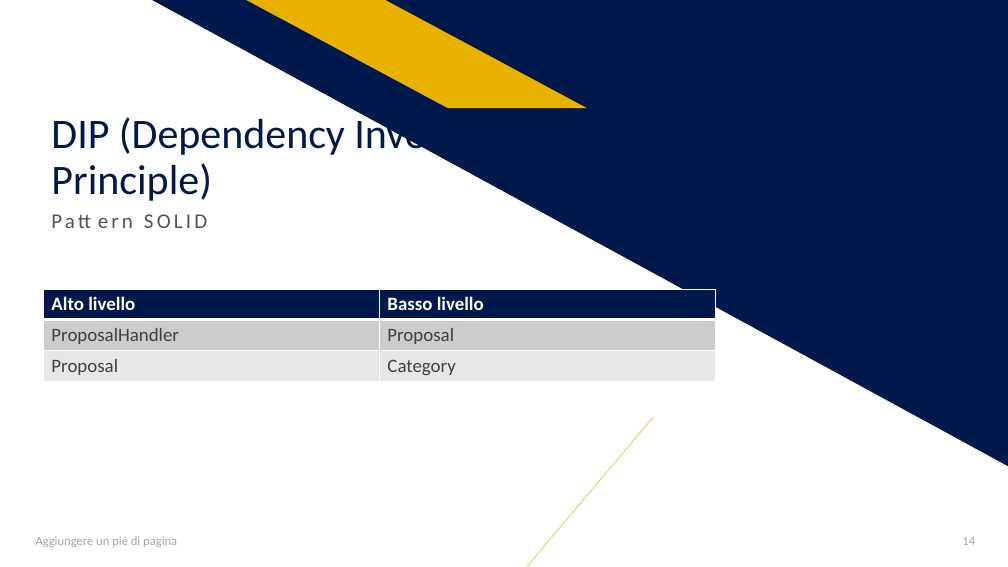
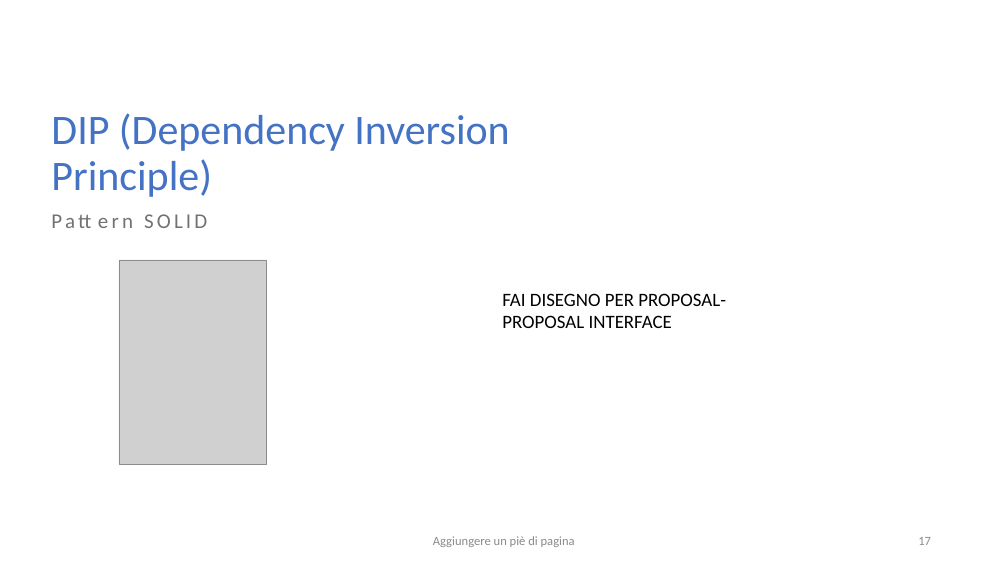
Before and after one commit to salvalai-matteo/EventBookDocumentation, a slide deck: slide 17 of Progetto Ingegneria SW.pptx (slide 14 before the commit). Drawn at 1008x567 pixels with LibreOffice and Linux fonts; fonts in the diff are those of the drawing; grey boxes stand for pictures. Boxes give left, top, right and bottom in pixels: in the first picture for what was removed or moved away, otherwise in the second. Text is boxed around its words. In the diff, an @@ line names an element or a change of style, - is before the commit and + after.

```diff
--- a/Progetto Ingegneria SW.pptx
+++ b/Progetto Ingegneria SW.pptx
@@ right triangle removed at (152,0,1008,467) @@
@@ parallelogram removed at (247,0,588,108) @@
@@ title "DIP (Dependency Inversion Principle)" at (51,113,509,197): text colour #00194C to #4472C4 @@
@@ text "Pattern SOLID" at (44,206,651,257): text colour #525252 to #767171 @@
@@ picture added at (119,260,266,464) @@
@@ table removed at (44,289,715,381), 3 rows, 2 columns @@
-Alto livello | Basso livello
-ProposalHandler | Proposal
-Proposal | Category
@@ text added at (502,293,726,328), 18 pt, text #000000 @@
+FAI DISEGNO PER PROPOSAL-PROPOSAL INTERFACE
@@ line removed from (527, 566) to (653, 417) @@
@@ text "Aggiungere un piè di pagina": place and size @@
-text "Aggiungere un piè di pagina" at (36,536,177,547)
+text "Aggiungere un piè di pagina" at (433,536,575,547)
@@ text "Aggiungere un piè di pagina" at (433,536,575,547): text colour #A5A5A5 to #8C8C8C; alignment left to centre @@
@@ page number added at (918,537,931,545), 12 pt, text #8C8C8C @@
+17
@@ page number removed at (962,537,975,545) @@
-14
```
Also in this commit, not shown: 14 other slides changed, 3 slides added, 6 slides removed.
